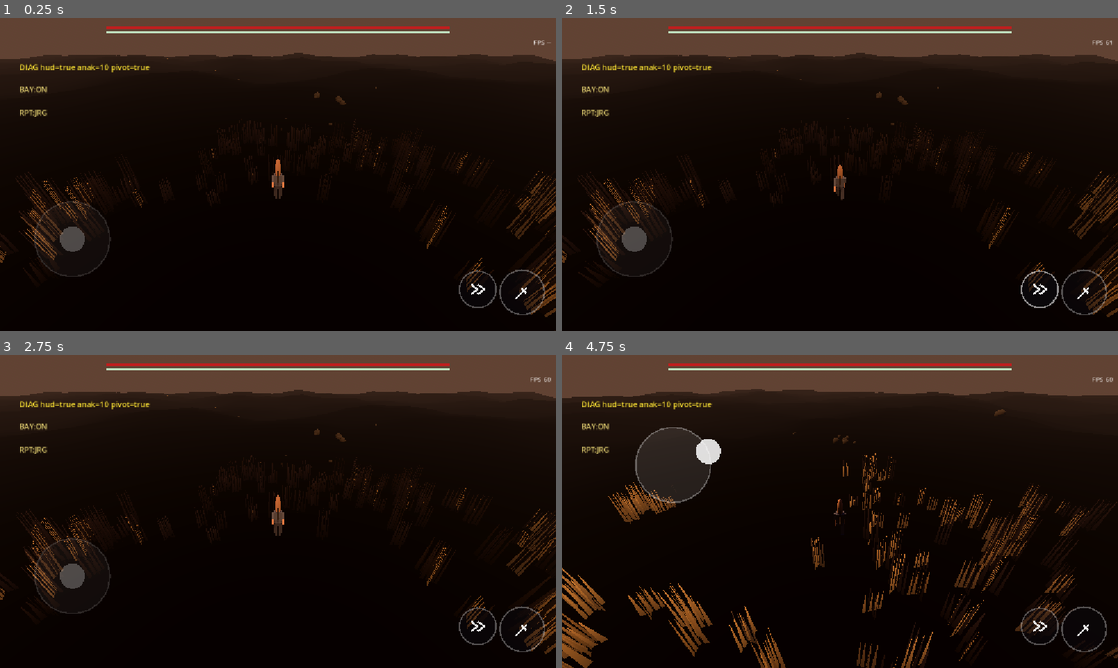
Above: before the commit, frames 1-4 (two rows, left to right).
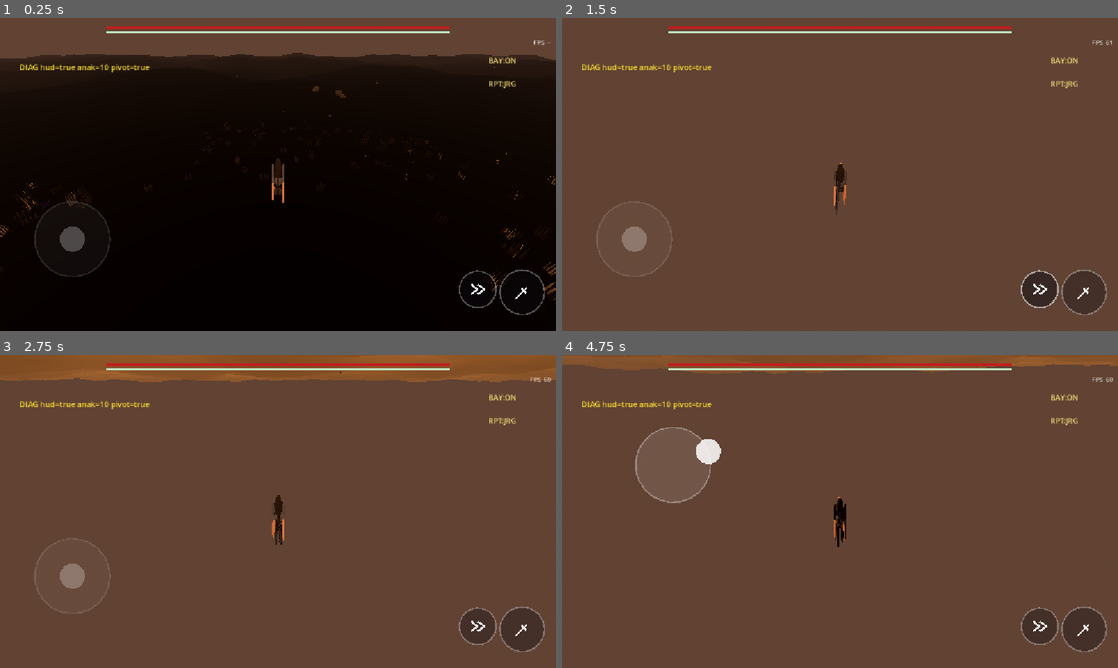
Above: after the commit, the same moments.

Repository: muzape28-blip/ZDEV-RPG
Game: Godot game, scene res://scenes/main.tscn
Same seed, same stepped clock (60 frames per second), same inputs: the game is played once before the commit and once after it.
Inputs (mouse positions are in pixels of both pictures, inside the frame that each line leads up to):
- Up to frame 1 (0.25 s): no input
- Up to frame 2 (1.5 s): drag from (1084, 293) to (895, 105) at 0.52 s; drag from (1040, 290) to (812, 237) at 1.27 s
- Up to frame 3 (2.75 s): move the mouse to (333, 442) at 2.02 s; click (333, 442) at 2.17 s
- Up to frame 4 (4.75 s): drag from (812, 574) to (673, 464) at 2.77 s; move the mouse to (1006, 558) at 3.52 s; click (1006, 558) at 3.67 s; drag from (673, 464) to (756, 433) at 4.27 s

The runs differ from the first frame. In frame 1, 2.5% of the frame differs, in the area x 0-100%, y 11-96%; in frame 2, 87%; in frame 3, 95%, in the area x 0-100%, y 0-100%; in frame 4, 90%.
Error after the commit: Invalid call. Nonexistent function 'set_data' in base 'HeightMapShape3D'. (res://scripts/terrain_generator.gd:117)

Commit message:
KARAKTER v2: gait biomekanik + siluet manusiawi + fix medan UAT#9
Co-authored-by: arena-agent <297053741+arena-agent@users.noreply.github.com>

Diff:
--- a/scenes/main.tscn
+++ b/scenes/main.tscn
@@ -28,15 +28,6 @@
 [sub_resource type="CapsuleShape3D" id="CapsuleShape3D_player"]
 radius = 0.28
 height = 1.82
-
-[sub_resource type="StandardMaterial3D" id="StandardMaterial3D_body"]
-albedo_color = Color(0.85, 0.83, 0.78, 1)
-roughness = 0.9
-
-[sub_resource type="CapsuleMesh" id="CapsuleMesh_body"]
-material = SubResource("StandardMaterial3D_body")
-radius = 0.4
-height = 1.6
 
 [node name="Main" type="Node3D"]
 script = ExtResource("1_main")
@@ -70,16 +61,12 @@
 [node name="Proxy" type="Node3D" parent="Player"]
 script = ExtResource("8_proxy")
 
-[node name="Body" type="MeshInstance3D" parent="Player"]
-transform = Transform3D(1, 0, 0, 0, 1, 0, 0, 0, 1, 0, 0.9, 0)
-mesh = SubResource("CapsuleMesh_body")
-
 [node name="CameraPivot" type="Node3D" parent="Player"]
 transform = Transform3D(1, 0, 0, 0, 1, 0, 0, 0, 1, 0, 1.5, 0)
 script = ExtResource("3_cam")
 
 [node name="Camera3D" type="Camera3D" parent="Player/CameraPivot"]
-transform = Transform3D(1, 0, 0, 0, 0.91, -0.414, 0, 0.414, 0.91, 0, 4.45, 7.0)
+transform = Transform3D(1, 0, 0, 0, 0.91, -0.414, 0, 0.414, 0.91, 0, 3.9, 6.2)
 
 [node name="HUD" type="CanvasLayer" parent="."]
 
--- a/scripts/grass.gd
+++ b/scripts/grass.gd
@@ -62,11 +62,14 @@
 			h = ter.get_height_at(wx, wz)
 		var t := Transform3D()
 		t.basis = t.basis.rotated(Vector3.UP, rng.randf_range(0.0, TAU))
-		var s := rng.randf_range(0.8, 1.4)
-		t.basis = t.basis.scaled(Vector3(s, rng.randf_range(0.66, 1.66), s))
+		var s := rng.randf_range(0.5, 0.9)
+		var sy := rng.randf_range(0.2, 0.5)  # tinggi nyata 0.2-0.5 m (setinggi lutut)
+		t.basis = t.basis.scaled(Vector3(s, sy, s))
 		t.origin = Vector3(wx, h - 0.02, wz)
 		mm.set_instance_transform(placed, t)
 		var tint := Color(0.55, 0.45, 0.25).lerp(Color(0.75, 0.65, 0.4), rng.randf())
+		if rng.randf() < 0.06:
+			tint = Color(0.6, 0.4, 0.75)  # aksen bunga liar (vibe referensi)
 		mm.set_instance_color(placed, tint)
 		placed += 1
 	mm.instance_count = maxi(placed, 1)
--- a/scripts/hud.gd
+++ b/scripts/hud.gd
@@ -98,9 +98,11 @@
 
 
 func _build_chips() -> void:
-	chip_shadow_lbl = _chip("BAY:ON", Vector2(40.0, 126.0))
+	# kanan-atas (kiri = zona joystick floating, permintaan user UAT #9)
+	var vp := get_viewport().get_visible_rect().size
+	chip_shadow_lbl = _chip("BAY:ON", Vector2(vp.x - 140.0, 66.0))
 	chip_shadow_lbl.gui_input.connect(_on_chip_shadow)
-	chip_grass_lbl = _chip("RPT:JRG", Vector2(40.0, 174.0))
+	chip_grass_lbl = _chip("RPT:JRG", Vector2(vp.x - 140.0, 114.0))
 	chip_grass_lbl.gui_input.connect(_on_chip_grass)
 
 
--- a/scripts/proxy_humanoid.gd
+++ b/scripts/proxy_humanoid.gd
@@ -1,9 +1,16 @@
 extends Node3D
 
-# S2/S3 — proxy humanoid perempuan 1.82 m, bersegmen, locomotion prosedural
-# (fase terkunci kecepatan — anti "seluncur"), ponytail spring 3 segmen,
-# pose dodge slide, konform tanah. Skin akhir (MakeHuman+mocap) mengganti
-# segmen; controller ini tetap dipakai.
+# PROXY HUMANOID v2 — perempuan 1.82 m, "hidup" lewat:
+#  - lutut/siku two-bone: fleksi puncak saat swing (fase gerak), lurik saat contact
+#  - pelvis: bob 2x frekuensi + yaw + roll (weight shift)
+#  - torso counter-rotation + lean terlambat ("hips lead, chest follows")
+#  - STABILISASI KEPALA: pitch/yaw melawan torso + glance acak (awareness)
+#  - siku base-flex 0.35 (jalan) -> 0.9 (lari), ayun kontralateral
+#  - idle: napas, weight shift, glance — anti-robotik
+#  - ponytail spring 3 segmen + sway lateral (secondary motion)
+# Referensi: Johansen thesis (semi-procedural locomotion), tigerabrodi
+# (IK/FK layering), ianimate (root/hip overlap), QDStaff (micro-variation),
+# Animation Mentor (secondary motion settle).
 const HIP_Y := 0.95
 
 var pelvis: Node3D
@@ -21,11 +28,16 @@
 
 var phase := 0.0
 var amp_cur := 0.0
+var lean_cur := 0.0
+var time_acc := 0.0
+var glance_t := 4.0
+var glance_target := 0.0
+var glance_cur := 0.0
+
 var mat_cloth: StandardMaterial3D
 var mat_cloth_dark: StandardMaterial3D
 var mat_skin: StandardMaterial3D
 var mat_hair: StandardMaterial3D
-var time_acc := 0.0
 
 
 func _ready() -> void:
@@ -34,10 +46,6 @@
 	mat_skin = _mat(Color(0.72, 0.55, 0.42))
 	mat_hair = _mat(Color(0.12, 0.1, 0.09))
 	_build()
-	# sosis pensiun:
-	var body := get_node_or_null("../Body")
-	if body != null:
-		body.visible = false
 
 
 func _mat(c: Color) -> StandardMaterial3D:
@@ -47,14 +55,30 @@
 	return m
 
 
-func _seg(parent: Node3D, size: Vector3, m: Material, pos: Vector3, pivot_top: bool) -> Node3D:
+func _capsule(r: float, h: float, m: Material) -> MeshInstance3D:
+	var mi := MeshInstance3D.new()
+	var c := CapsuleMesh.new()
+	c.radius = r
+	c.height = h
+	c.material = m
+	mi.mesh = c
+	return mi
+
+
+func _sphere(r: float, m: Material) -> MeshInstance3D:
+	var mi := MeshInstance3D.new()
+	var s := SphereMesh.new()
+	s.radius = r
+	s.material = m
+	mi.mesh = s
+	return mi
+
+
+# pivot di ATAS mesh (anggota badan menggantung & berayun)
+func _limb(parent: Node3D, r: float, h: float, m: Material, pos: Vector3) -> Node3D:
 	var n := Node3D.new()
-	var mi := MeshInstance3D.new()
-	var b := BoxMesh.new()
-	b.size = size
-	b.material = m
-	mi.mesh = b
-	mi.position = Vector3(0.0, -size.y * 0.5 if pivot_top else size.y * 0.5, 0.0)
+	var mi := _capsule(r, h, m)
+	mi.position = Vector3(0.0, -h * 0.5, 0.0)
 	n.add_child(mi)
 	n.position = pos
 	parent.add_child(n)
@@ -65,45 +89,76 @@
 	pelvis = Node3D.new()
 	pelvis.position = Vector3(0.0, HIP_Y, 0.0)
 	add_child(pelvis)
-	var hipm := MeshInstance3D.new()
-	var hb := BoxMesh.new()
-	hb.size = Vector3(0.26, 0.18, 0.16)
-	hb.material = mat_cloth_dark
-	hipm.mesh = hb
-	pelvis.add_child(hipm)
-
-	torso = _seg(pelvis, Vector3(0.3, 0.5, 0.18), mat_cloth, Vector3(0.0, 0.1, 0.0), false)
+	var pm := _capsule(0.13, 0.2, mat_cloth_dark)
+	pelvis.add_child(pm)
+
+	torso = Node3D.new()
+	torso.position = Vector3(0.0, 0.12, 0.0)
+	pelvis.add_child(torso)
+	var tm := _capsule(0.14, 0.44, mat_cloth)
+	tm.position = Vector3(0.0, 0.22, 0.0)
+	torso.add_child(tm)
+	var neck := _capsule(0.05, 0.1, mat_skin)
+	neck.position = Vector3(0.0, 0.48, 0.0)
+	torso.add_child(neck)
+
 	head = Node3D.new()
-	head.position = Vector3(0.0, 0.62, 0.0)
+	head.position = Vector3(0.0, 0.56, 0.0)
 	torso.add_child(head)
-	var hm := MeshInstance3D.new()
-	var hs := SphereMesh.new()
-	hs.radius = 0.115
-	hs.material = mat_skin
-	hm.mesh = hs
-	hm.position = Vector3(0.0, 0.115, 0.0)
+	var hm := _sphere(0.115, mat_skin)
+	hm.position = Vector3(0.0, 0.1, 0.0)
 	head.add_child(hm)
-
-	var p1 := _seg(head, Vector3(0.06, 0.28, 0.06), mat_hair, Vector3(0.0, 0.1, 0.1), true)
-	var p2 := _seg(p1, Vector3(0.05, 0.26, 0.05), mat_hair, Vector3(0.0, -0.26, 0.0), true)
-	var p3 := _seg(p2, Vector3(0.04, 0.24, 0.04), mat_hair, Vector3(0.0, -0.24, 0.0), true)
+	var cap := _sphere(0.125, mat_hair)
+	cap.scale = Vector3(1.0, 0.92, 1.05)
+	cap.position = Vector3(0.0, 0.13, 0.02)
+	head.add_child(cap)
+
+	var p1 := _limb(head, 0.05, 0.3, mat_hair, Vector3(0.0, 0.08, 0.11))
+	var p2 := _limb(p1, 0.042, 0.28, mat_hair, Vector3(0.0, -0.28, 0.0))
+	var p3 := _limb(p2, 0.034, 0.26, mat_hair, Vector3(0.0, -0.26, 0.0))
 	pony = [p1, p2, p3]
 
-	arm_l = _seg(torso, Vector3(0.08, 0.3, 0.08), mat_cloth, Vector3(0.19, 0.47, 0.0), true)
-	arm_r = _seg(torso, Vector3(0.08, 0.3, 0.08), mat_cloth, Vector3(-0.19, 0.47, 0.0), true)
-	fore_l = _seg(arm_l, Vector3(0.07, 0.28, 0.07), mat_skin, Vector3(0.0, -0.3, 0.0), true)
-	fore_r = _seg(arm_r, Vector3(0.07, 0.28, 0.07), mat_skin, Vector3(0.0, -0.3, 0.0), true)
-
-	leg_l = _seg(pelvis, Vector3(0.12, 0.47, 0.12), mat_cloth_dark, Vector3(0.1, 0.0, 0.0), true)
-	leg_r = _seg(pelvis, Vector3(0.12, 0.47, 0.12), mat_cloth_dark, Vector3(-0.1, 0.0, 0.0), true)
-	shin_l = _seg(leg_l, Vector3(0.1, 0.45, 0.1), mat_cloth_dark, Vector3(0.0, -0.47, 0.0), true)
-	shin_r = _seg(leg_r, Vector3(0.1, 0.45, 0.1), mat_cloth_dark, Vector3(0.0, -0.47, 0.0), true)
+	# bahu bulat + lengan dua-ruas
+	var shl := _sphere(0.055, mat_cloth)
+	shl.position = Vector3(0.17, 0.44, 0.0)
+	torso.add_child(shl)
+	var shr := _sphere(0.055, mat_cloth)
+	shr.position = Vector3(-0.17, 0.44, 0.0)
+	torso.add_child(shr)
+	arm_l = _limb(torso, 0.045, 0.28, mat_cloth, Vector3(0.17, 0.44, 0.0))
+	arm_r = _limb(torso, 0.045, 0.28, mat_cloth, Vector3(-0.17, 0.44, 0.0))
+	var elb_l := _sphere(0.04, mat_skin)
+	elb_l.position = Vector3(0.0, -0.28, 0.0)
+	arm_l.add_child(elb_l)
+	var elb_r := _sphere(0.04, mat_skin)
+	elb_r.position = Vector3(0.0, -0.28, 0.0)
+	arm_r.add_child(elb_r)
+	fore_l = _limb(arm_l, 0.04, 0.26, mat_skin, Vector3(0.0, -0.28, 0.0))
+	fore_r = _limb(arm_r, 0.04, 0.26, mat_skin, Vector3(0.0, -0.28, 0.0))
+	var hand_l := _sphere(0.045, mat_skin)
+	hand_l.position = Vector3(0.0, -0.28, 0.0)
+	fore_l.add_child(hand_l)
+	var hand_r := _sphere(0.045, mat_skin)
+	hand_r.position = Vector3(0.0, -0.28, 0.0)
+	fore_r.add_child(hand_r)
+
+	# pinggul + kaki dua-ruas + lutut bulat + telapak
+	leg_l = _limb(pelvis, 0.06, 0.44, mat_cloth_dark, Vector3(0.09, -0.02, 0.0))
+	leg_r = _limb(pelvis, 0.06, 0.44, mat_cloth_dark, Vector3(-0.09, -0.02, 0.0))
+	var knee_l := _sphere(0.05, mat_cloth_dark)
+	knee_l.position = Vector3(0.0, -0.44, 0.0)
+	leg_l.add_child(knee_l)
+	var knee_r := _sphere(0.05, mat_cloth_dark)
+	knee_r.position = Vector3(0.0, -0.44, 0.0)
+	leg_r.add_child(knee_r)
+	shin_l = _limb(leg_l, 0.045, 0.42, mat_cloth_dark, Vector3(0.0, -0.44, 0.0))
+	shin_r = _limb(leg_r, 0.045, 0.42, mat_cloth_dark, Vector3(0.0, -0.44, 0.0))
 	var foot_l := MeshInstance3D.new()
 	var fb := BoxMesh.new()
-	fb.size = Vector3(0.09, 0.08, 0.22)
+	fb.size = Vector3(0.08, 0.07, 0.21)
 	fb.material = mat_cloth_dark
 	foot_l.mesh = fb
-	foot_l.position = Vector3(0.0, -0.49, -0.05)
+	foot_l.position = Vector3(0.0, -0.46, -0.05)
 	shin_l.add_child(foot_l)
 	var foot_r := foot_l.duplicate()
 	shin_r.add_child(foot_r)
@@ -123,55 +178,85 @@
 	if dash_raw != null:
 		dashing = float(dash_raw) > 0.0
 
-	# fase terkunci kecepatan (stride lerp jalan->lari)
 	if moving:
 		var stride: float = lerp(0.7, 1.2, ratio)
 		phase += (speed / stride) * dt * TAU
-	var amp_t: float = (0.5 + 0.45 * ratio) if moving else 0.0
+	var amp_t: float = (0.55 + 0.4 * ratio) if moving else 0.0
 	amp_cur = lerp(amp_cur, amp_t, 10.0 * dt)
-
 	var idle_f: float = clampf(1.0 - speed / 1.0, 0.0, 1.0)
-	var sw_l: float = sin(phase) * amp_cur
-	var sw_r: float = sin(phase + PI) * amp_cur
-
-	# kaki
-	leg_l.rotation.x = sw_l
-	leg_r.rotation.x = sw_r
-	shin_l.rotation.x = clampf((1.0 - sin(phase)) * 0.5, 0.0, 1.0) * amp_cur * 0.8 + 0.05
-	shin_r.rotation.x = clampf((1.0 - sin(phase + PI)) * 0.5, 0.0, 1.0) * amp_cur * 0.8 + 0.05
-
-	# lengan: ayun berlawanan kaki, blend ke stance saat idle
-	var swing_l: float = sw_r * 0.6
-	var swing_r: float = sw_l * 0.6
-	arm_l.rotation.x = lerp(swing_l, -0.25, idle_f)
-	arm_r.rotation.x = lerp(swing_r, -0.5, idle_f)
-	fore_l.rotation.x = -0.35 - 0.3 * idle_f
-	fore_r.rotation.x = -0.35 - 0.45 * idle_f
-
-	# torso: lean lari + napas idle
-	torso.rotation.x = lerp(0.0, 0.2, ratio) + sin(time_acc * 2.0) * 0.015 * idle_f
-	pelvis.position.y = HIP_Y - 0.03 * ratio + abs(cos(phase)) * 0.03 * ratio
-
-	# ponytail: spring sederhana, makin horizontal saat lari
-	var pt_t := -(0.25 + 0.75 * ratio)
+
+	# ---- KAKI: hip sinus + knee fleksi puncak saat swing ----
+	var ph_l: float = phase
+	var ph_r: float = phase + PI
+	var hip_l: float = sin(ph_l) * amp_cur
+	var hip_r: float = sin(ph_r) * amp_cur
+	var knee_l: float = pow(maxf(0.0, cos(ph_l)), 1.3) * (0.25 + 0.85 * amp_cur) + 0.06
+	var knee_r: float = pow(maxf(0.0, cos(ph_r)), 1.3) * (0.25 + 0.85 * amp_cur) + 0.06
+
+	# ---- PELVIS: bob 2x + yaw + roll + weight shift idle ----
+	var bob: float = sin(2.0 * phase + PI * 0.5) * 0.025 * amp_cur
+	var pel_yaw: float = sin(ph_l) * 0.06 * amp_cur
+	var pel_roll: float = sin(ph_l) * 0.04 * amp_cur
+	pelvis.rotation.y = pel_yaw
+	pelvis.rotation.z = pel_roll
+	pelvis.position.y = HIP_Y - 0.02 * ratio + bob
+	pelvis.position.x = sin(time_acc * 0.7) * 0.015 * idle_f
+
+	# ---- TORSO: lean terlambat + counter-rotation ----
+	lean_cur = lerp(lean_cur, lerp(0.0, 0.22, ratio), 8.0 * dt)
+	torso.rotation.x = lean_cur + sin(time_acc * 2.0) * 0.012 * idle_f
+	torso.rotation.y = -pel_yaw * 0.7
+	torso.rotation.z = -pel_roll * 0.4
+
+	# ---- KEPALA: stabilisasi + glance acak ----
+	glance_t -= dt
+	if glance_t <= 0.0:
+		glance_t = randf_range(3.0, 7.0)
+		glance_target = randf_range(-0.5, 0.5)
+	var glance_w: float = 0.3 if moving else 1.0
+	glance_cur = lerp(glance_cur, glance_target * glance_w, 3.0 * dt)
+	head.rotation.x = -torso.rotation.x * 0.6
+	head.rotation.y = -torso.rotation.y * 0.5 + glance_cur
+	head.rotation.z = -torso.rotation.z * 0.5
+
+	# ---- LENGAN: ayun kontralateral + siku base-flex ----
+	var sh_l: float = sin(ph_r) * amp_cur * 0.5
+	var sh_r: float = sin(ph_l) * amp_cur * 0.5
+	var elbow_base: float = 0.35 + 0.55 * ratio
+	arm_l.rotation.x = lerp(sh_l, -0.25, idle_f)
+	arm_r.rotation.x = lerp(sh_r, -0.5, idle_f)
+	fore_l.rotation.x = -elbow_base - 0.1 * sin(ph_r + PI * 0.5) * amp_cur - 0.3 * idle_f
+	fore_r.rotation.x = -elbow_base - 0.1 * sin(ph_l + PI * 0.5) * amp_cur - 0.45 * idle_f
+
+	# ---- PONYTAIL: spring + sway lateral ----
+	var pt_t: float = -(0.25 + 0.75 * ratio)
 	for i in 3:
 		var seg: Node3D = pony[i]
-		var target: float = pt_t * (0.5 + 0.3 * float(i)) + sin(phase * 0.5 + float(i)) * 0.08 * ratio
+		var fi: float = float(i)
+		var target: float = pt_t * (0.5 + 0.3 * fi) + sin(phase * 0.5 + fi) * 0.08 * ratio
 		seg.rotation.x = lerp(seg.rotation.x, target, 6.0 * dt)
-
-	# pose dodge slide (S3)
+		seg.rotation.z = sin(phase * 0.5 + fi * 0.7) * 0.1 * ratio
+
+	# ---- POSE DODGE SLIDE ----
 	if dashing:
 		torso.rotation.x = lerp(torso.rotation.x, 0.5, 15.0 * dt)
 		pelvis.position.y = lerp(pelvis.position.y, 0.8, 15.0 * dt)
 		leg_l.rotation.x = lerp(leg_l.rotation.x, 1.1, 15.0 * dt)
 		leg_r.rotation.x = lerp(leg_r.rotation.x, -0.7, 15.0 * dt)
+		shin_l.rotation.x = lerp(shin_l.rotation.x, 0.4, 15.0 * dt)
+		shin_r.rotation.x = lerp(shin_r.rotation.x, 0.9, 15.0 * dt)
 		arm_l.rotation.x = lerp(arm_l.rotation.x, -0.9, 15.0 * dt)
 		arm_r.rotation.x = lerp(arm_r.rotation.x, -0.9, 15.0 * dt)
 		for i in 3:
-			var seg: Node3D = pony[i]
-			seg.rotation.x = lerp(seg.rotation.x, -1.2 - 0.2 * float(i), 12.0 * dt)
-
-	# konform tanah (S3): pitch/roll halus + shift tinggi lokal
+			var sg: Node3D = pony[i]
+			sg.rotation.x = lerp(sg.rotation.x, -1.2 - 0.2 * float(i), 12.0 * dt)
+	else:
+		leg_l.rotation.x = hip_l
+		leg_r.rotation.x = hip_r
+		shin_l.rotation.x = knee_l
+		shin_r.rotation.x = knee_r
+
+	# ---- KONFORM TANAH ----
 	var ter := get_node_or_null("/root/Main/Terrain")
 	if ter != null and ter.has_method("get_height_at"):
 		var g: Vector3 = p.global_position
--- a/scripts/terrain_generator.gd
+++ b/scripts/terrain_generator.gd
@@ -105,16 +105,18 @@
 	mi.material_override = mat
 	add_child(mi)
 
-	# collision trimesh (static saja — aturan kita)
-	var faces := PackedVector3Array()
-	for i in range(0, idx.size(), 3):
-		faces.append(verts[idx[i]])
-		faces.append(verts[idx[i + 1]])
-		faces.append(verts[idx[i + 2]])
-	var shape := ConcavePolygonShape3D.new()
-	shape.set_faces(faces)
+	# collision terrain: HeightMapShape3D (tool resmi — concave trimesh
+	# bikin CharacterBody nyangkut di internal edges, pelajaran UAT #9)
+	var hshape := HeightMapShape3D.new()
+	hshape.map_width = n + 1
+	hshape.map_depth = n + 1
+	var data := PackedFloat32Array()
+	for row in heights:
+		for hval in row:
+			data.append(hval)
+	hshape.set_data(data)
 	var body := StaticBody3D.new()
 	var col := CollisionShape3D.new()
-	col.shape = shape
+	col.shape = hshape
 	body.add_child(col)
 	add_child(body)
Binary file added: docs/concepts/proxy-v2-motion-target.jpg
Not shown: 1 places in scenes/main.tscn that only renumber resources
